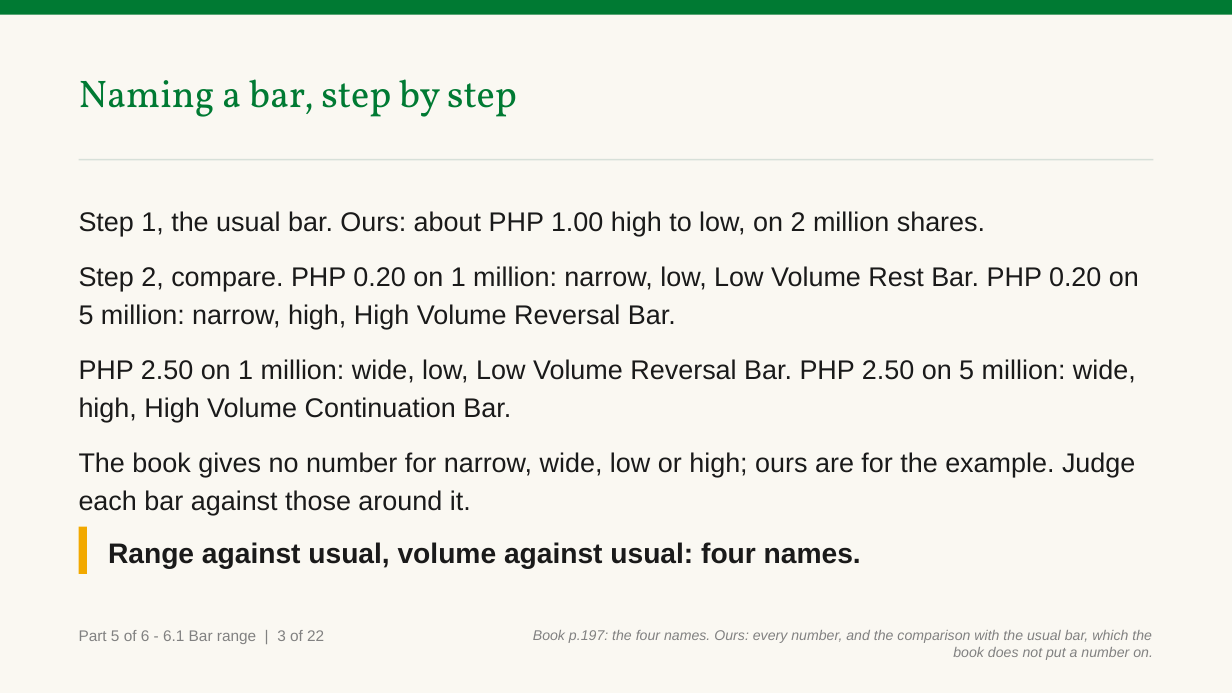
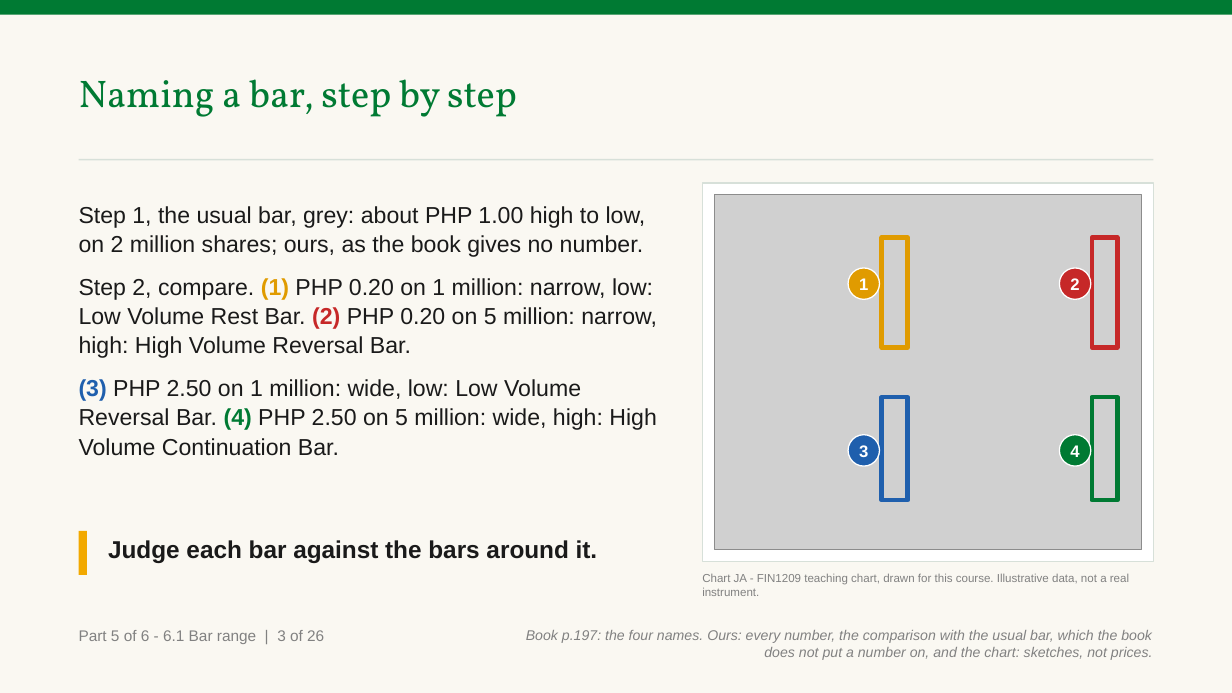
Before and after one commit to benjiesotelo-sudo/Telos_FIN1209, a slide deck: slide 144 of chapter-06/FIN1209-Chapter-06.pptx. Drawn at 1232x693 pixels with LibreOffice and Linux fonts; fonts in the diff are those of the drawing; grey boxes stand for pictures. Boxes give left, top, right and bottom in pixels: in the first picture for what was removed or moved away, otherwise in the second. Text is boxed around its words. In the diff, an @@ line names an element or a change of style, - is before the commit and + after.

```diff
--- a/chapter-06/FIN1209-Chapter-06.pptx
+++ b/chapter-06/FIN1209-Chapter-06.pptx
@@ text at box(79, 206, 657, 456): text changed; size 21 to 18 pt @@
-Step 1, the usual bar. Ours: about PHP 1.00 high to low, on 2 million shares.
-Step 2, compare. PHP 0.20 on 1 million: narrow, low, Low Volume Rest Bar. PHP 0.20 on 5 million: narrow, high, High Volume Reversal Bar.
-PHP 2.50 on 1 million: wide, low, Low Volume Reversal Bar. PHP 2.50 on 5 million: wide, high, High Volume Continuation Bar.
-The book gives no number for narrow, wide, low or high; ours are for the example. Judge each bar against those around it.
+Step 1, the usual bar, grey: about PHP 1.00 high to low, on 2 million shares; ours, as the book gives no number.
+Step 2, compare. (1) PHP 0.20 on 1 million: narrow, low: Low Volume Rest Bar. (2) PHP 0.20 on 5 million: narrow, high: High Volume Reversal Bar.
+(3) PHP 2.50 on 1 million: wide, low: Low Volume Reversal Bar. (4) PHP 2.50 on 5 million: wide, high: High Volume Continuation Bar.
@@ rectangle added at box(702, 183, 1153, 562), fill #FFFFFF, outline #D7E0D9 1 pt @@
@@ picture added at box(714, 195, 1141, 550) @@
@@ rectangle added at box(882, 238, 908, 348), outline #E09B00 3.5 pt @@
@@ rectangle added at box(1092, 238, 1118, 348), outline #C62828 3.5 pt @@
@@ ellipse added at box(848, 268, 880, 299), fill #E09B00, outline #FFFFFF 1 pt, 13 pt, text #FFFFFF, bold @@
+1
@@ ellipse added at box(1060, 268, 1092, 299), fill #C62828, outline #FFFFFF 1 pt, 13 pt, text #FFFFFF, bold @@
+2
@@ rectangle added at box(882, 397, 908, 500), outline #1F5FAD 3.5 pt @@
@@ rectangle added at box(1092, 397, 1118, 500), outline #007A33 3.5 pt @@
@@ ellipse added at box(848, 434, 880, 466), fill #1F5FAD, outline #FFFFFF 1 pt, 13 pt, text #FFFFFF, bold @@
+3
@@ ellipse added at box(1060, 434, 1092, 466), fill #007A33, outline #FFFFFF 1 pt, 13 pt, text #FFFFFF, bold @@
+4
@@ rectangle: place and size @@
-rectangle at box(79, 527, 87, 574)
+rectangle at box(79, 531, 87, 576)
@@ text at box(108, 540, 598, 563): text changed; size 22 to 19 pt @@
-Range against usual, volume against usual: four names.
+Judge each bar against the bars around it.
@@ text added at box(702, 573, 1129, 596), 9 pt, text #818181 @@
+Chart JA - FIN1209 teaching chart, drawn for this course. Illustrative data, not a real instrument.
@@ text at box(79, 630, 324, 644): text changed @@
-Part 5 of 6 - 6.1 Bar range | 3 of 22
+Part 5 of 6 - 6.1 Bar range | 3 of 26
@@ text at box(526, 630, 1153, 660): text changed @@
-Book p.197: the four names. Ours: every number, and the comparison with the usual bar, which the book does not put a number on.
+Book p.197: the four names. Ours: every number, the comparison with the usual bar, which the book does not put a number on, and the chart: sketches, not prices.
```
Also in this commit, not shown: 49 other slides changed, 11 slides added, 3 other files.
